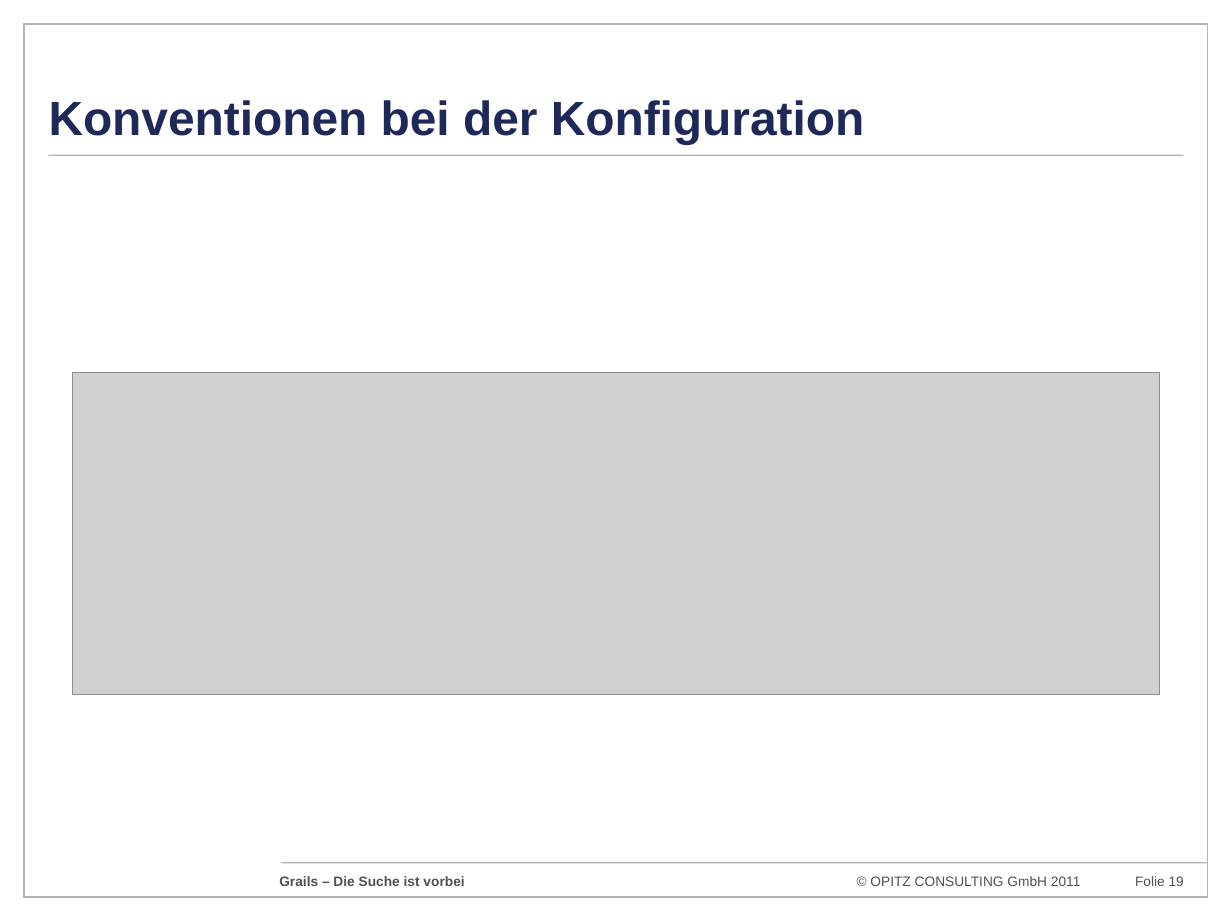
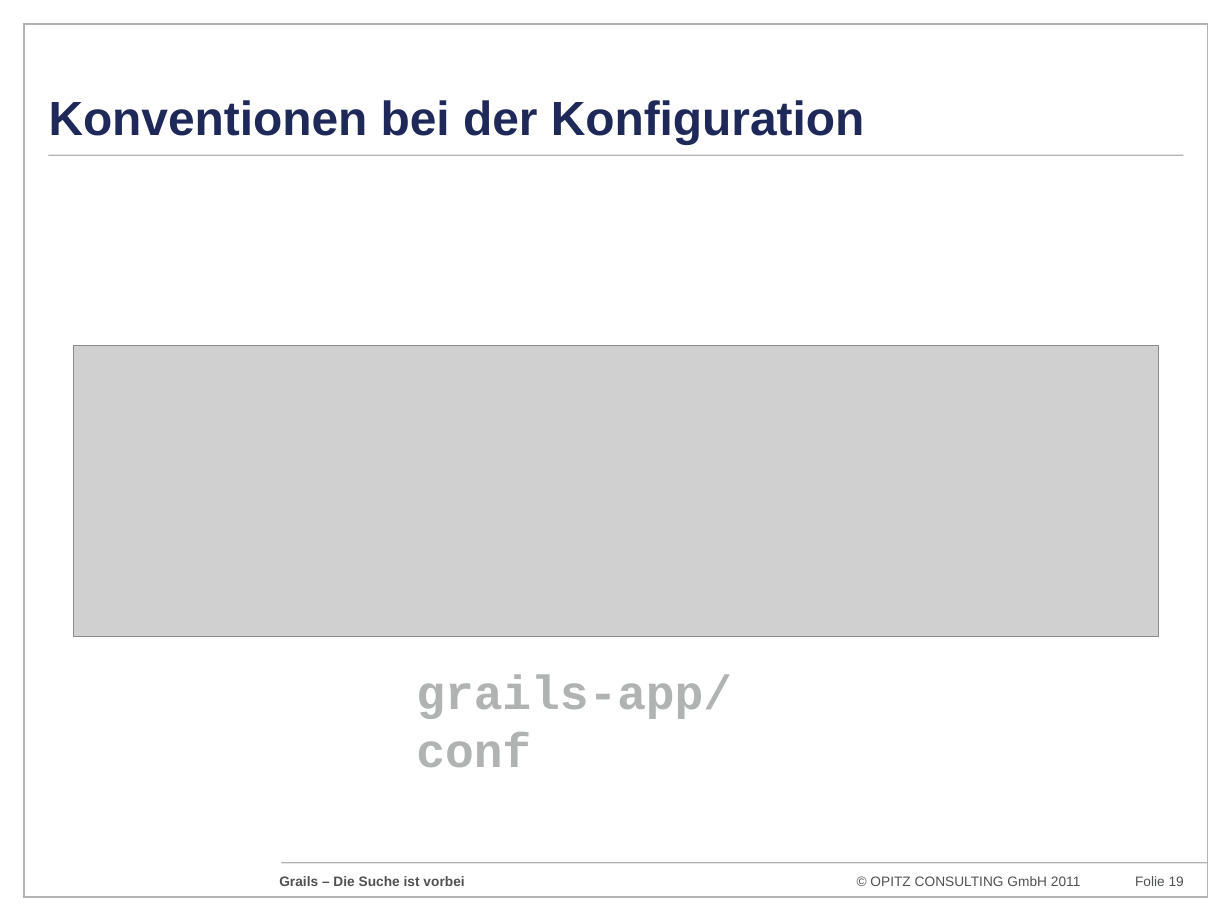
Before and after one commit to codescape/presentations, a slide deck: slide 19 of grails-die-suche-ist-vorbei/grails-doagkonferenz-2011.pptx. Drawn at 1232x924 pixels with LibreOffice and Linux fonts; fonts in the diff are those of the drawing; grey boxes stand for pictures; background and template pictures are left out. Boxes give left, top, right and bottom in pixels: in the first picture for what was removed or moved away, otherwise in the second. Text is boxed around its words. In the diff, an @@ line names an element or a change of style, - is before the commit and + after.

```diff
--- a/grails-die-suche-ist-vorbei/grails-doagkonferenz-2011.pptx
+++ b/grails-die-suche-ist-vorbei/grails-doagkonferenz-2011.pptx
@@ picture: place and size @@
-picture at [73, 373, 1159, 695]
+picture at [74, 346, 1159, 637]
@@ text added at [416, 675, 732, 767], 28 pt, text #B0B3B2, bold @@
+grails-app/conf
```
Also in this commit, not shown: 12 other slides changed.
